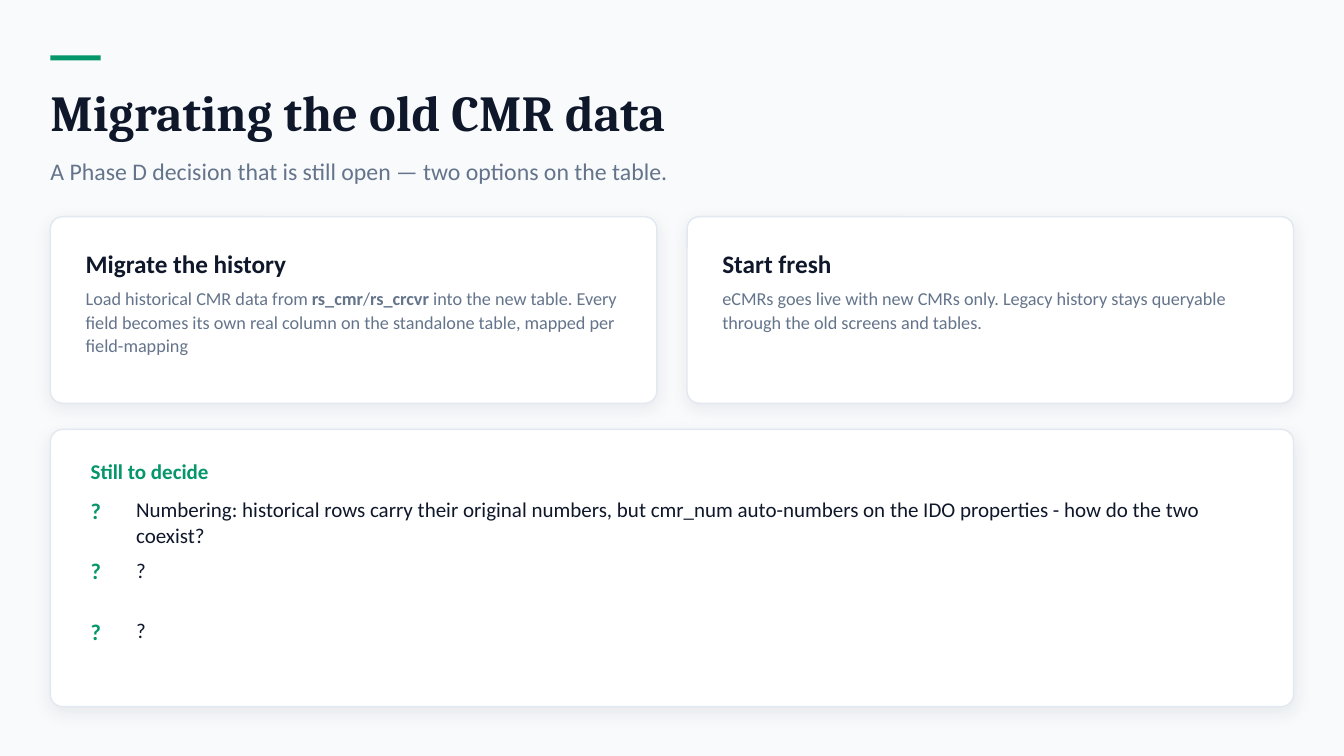
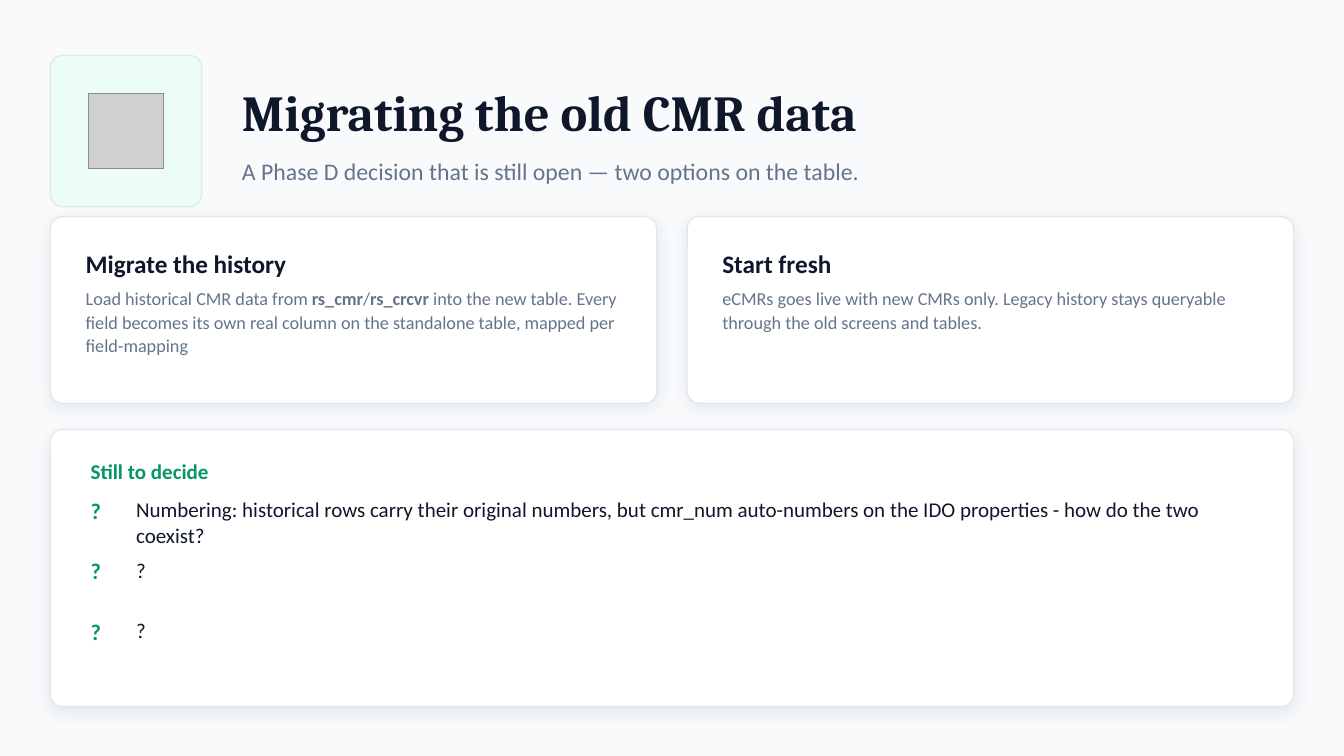
Before and after one commit to Enflite/eCMRs, a slide deck: slide 9 of docs/presentations/eCMRs_plan.pptx (slide 8 before the commit). Drawn at 1344x756 pixels with LibreOffice and Linux fonts; fonts in the diff are those of the drawing; grey boxes stand for pictures. Boxes give left, top, right and bottom in pixels: in the first picture for what was removed or moved away, otherwise in the second. Text is boxed around its words. In the diff, an @@ line names an element or a change of style, - is before the commit and + after.

```diff
--- a/docs/presentations/eCMRs_plan.pptx
+++ b/docs/presentations/eCMRs_plan.pptx
@@ rectangle removed at box(50, 55, 101, 60) @@
@@ rounded rectangle added at box(50, 55, 202, 207), fill #ECFDF5, outline #E2E8F0 1 pt @@
@@ text "Migrating the old CMR data": place and size @@
-text "Migrating the old CMR data" at box(50, 96, 665, 142)
+text "Migrating the old CMR data" at box(242, 96, 857, 142)
@@ picture added at box(89, 94, 164, 169) @@
@@ text "A Phase D decision that ...": place and size @@
-text "A Phase D decision that ..." at box(50, 163, 667, 184)
+text "A Phase D decision that ..." at box(242, 163, 859, 184)
```
Also in this commit, not shown: 1 other slide changed, 1 slide added.
